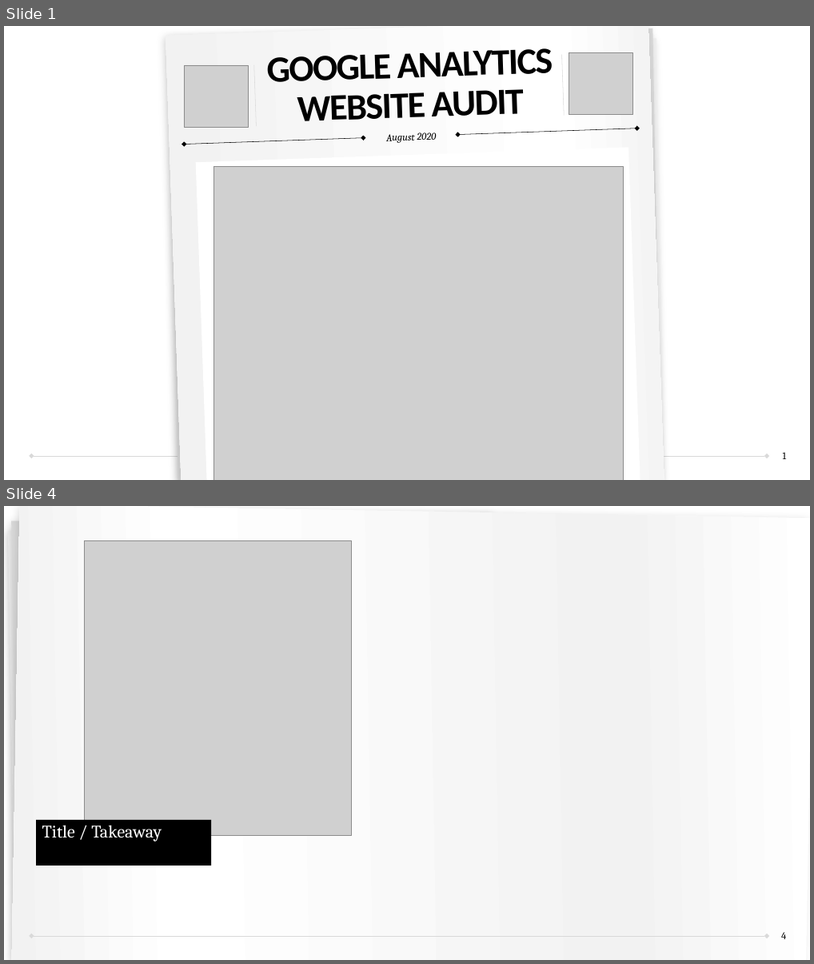
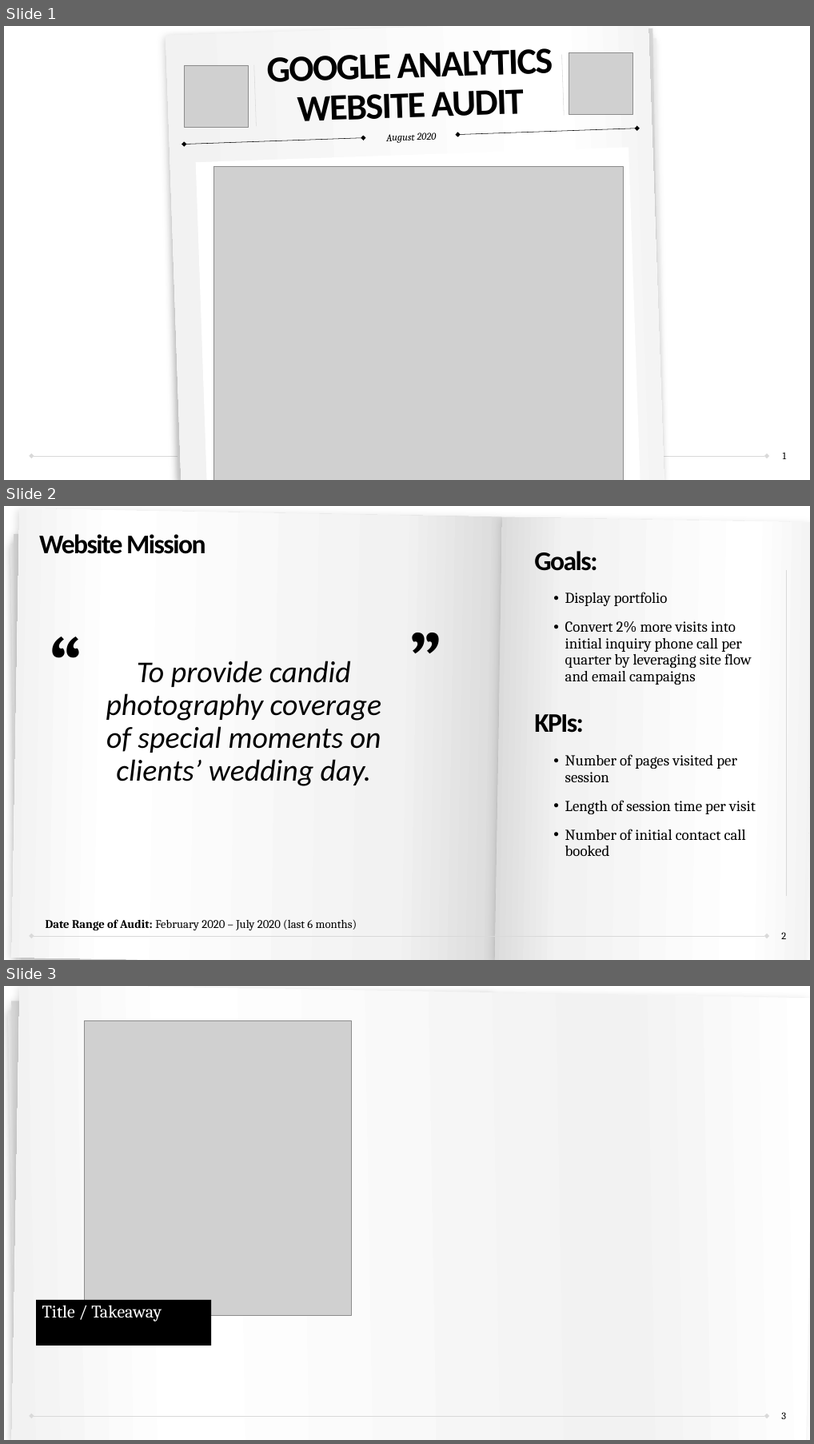
Before and after one commit to sibineejokela/Google_Analytics, a slide deck: Google_Analytics_ZJPhotography.pptx. Shown one above the other, each under a label of ours: slides 1 and 4 before the commit, slides 1, 2 and 3 after it; the slides between them are not shown. The pictures are 814x964 and 814x1444 pixels, drawn with LibreOffice and Linux fonts; fonts in the diff are those of the drawing; grey boxes stand for pictures. Boxes give left, top, right and bottom in pixels: in the first picture for what was removed or moved away, otherwise in the second. Text is boxed around its words. In the diff, an @@ line names an element or a change of style, - is before the commit and + after.

```diff
--- a/Google_Analytics_ZJPhotography.pptx
+++ b/Google_Analytics_ZJPhotography.pptx
@@ slide 2 added at (4, 506, 810, 960), background #FFFFFF; not listed: 1 template element that a slide beside it also shows @@
@@ group added at (10, 508, 810, 960): 4 freeform shapes @@
@@ title added at (39, 534, 206, 554), 32 pt, text #000000, bold @@
+Website Mission
@@ text added at (534, 551, 598, 571), 32 pt, text #000000, bold @@
+Goals:
@@ line added from (787, 570) to (787, 896), #D9D9D9 0.5 pt @@
@@ text added at (566, 592, 752, 684), 18 pt, text #000000 @@
+• Display portfolio
+• Convert 2% more visits into initial inquiry phone call per quarter by leveraging site flow and email campaigns
@@ text added at (43, 610, 95, 714), 96 pt, text #000000, bold @@
+“
@@ text added at (405, 607, 457, 711), 96 pt, text #000000, bold @@
+”
@@ text added at (106, 660, 382, 786), 36 pt, text #000000, italic @@
+To provide candid photography coverage of special moments on clients’ wedding day.
@@ text added at (534, 714, 584, 732), 32 pt, text #000000, bold @@
+KPIs:
@@ text added at (566, 754, 756, 856), 18 pt, text #000000 @@
+• Number of pages visited per session
+• Length of session time per visit
+• Number of initial contact call booked
@@ text added at (46, 919, 358, 931), 14 pt, text #000000 @@
+Date Range of Audit: February 2020 – July 2020 (last 6 months)
@@ page number added at (782, 932, 786, 939), 12 pt, text #000000 @@
+2
@@ what was slide 4 is now slide 3 @@
@@ page number at (782, 1412, 786, 1419): text changed @@
-4
+3
```
Also in this commit, not shown: 2 other slides added, 2 slides removed, 6 other files.
